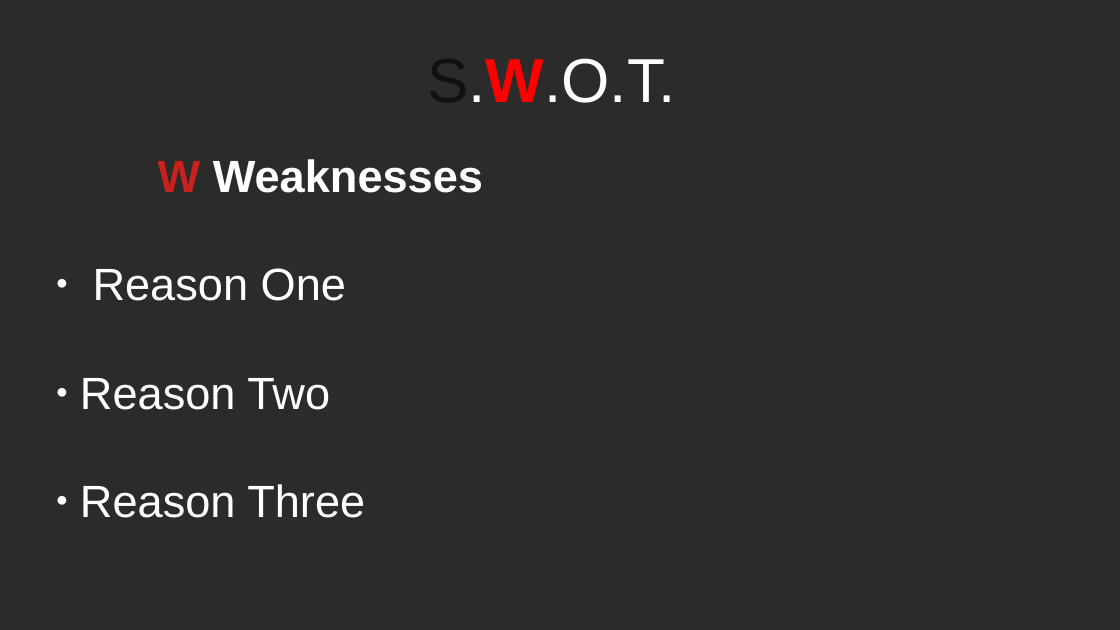
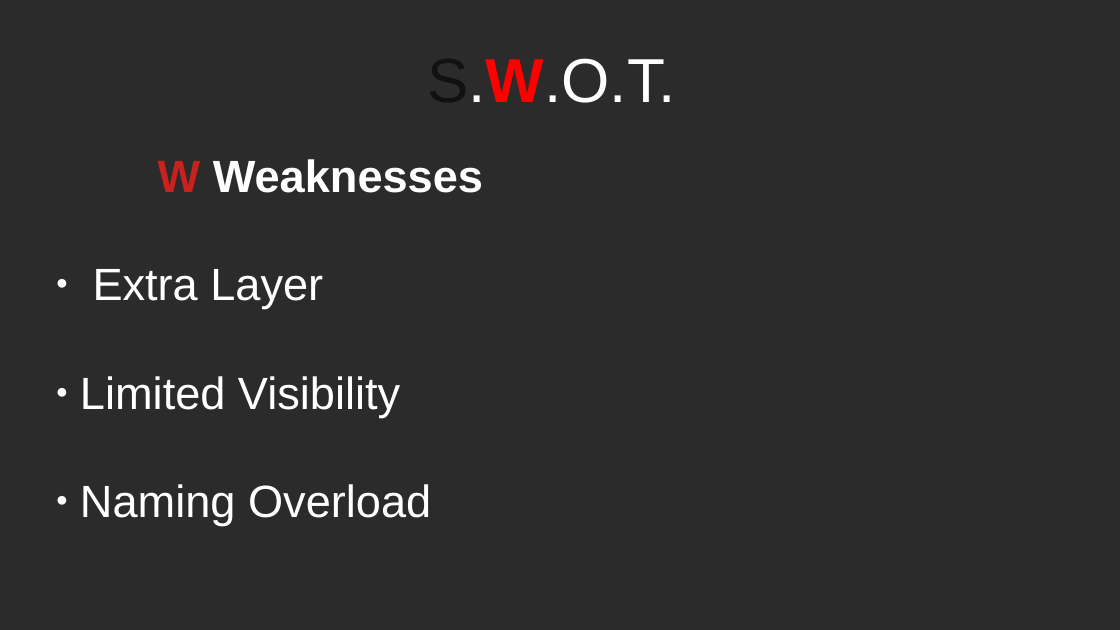
Before and after one commit to RayAndrade/JavaScriptStudy, a slide deck: slide 9 of Creational/Factory/swot.odp. Drawn at 1120x630 pixels with LibreOffice and Linux fonts; fonts in the diff are those of the drawing; background and template pictures are left out; a plain dark background stands for a picture behind light text. Boxes give left, top, right and bottom in pixels: in the first picture for what was removed or moved away, otherwise in the second. Text is boxed around its words. In the diff, an @@ line names an element or a change of style, - is before the commit and + after.

```diff
--- a/Creational/Factory/swot.odp
+++ b/Creational/Factory/swot.odp
@@ subtitle at [80,269,431,526]: text changed @@
-● Reason One
-● Reason Two
-● Reason Three
+● Extra Layer
+● Limited Visibility
+● Naming Overload
```
Also in this commit, not shown: 12 other slides changed, 48 other files.
